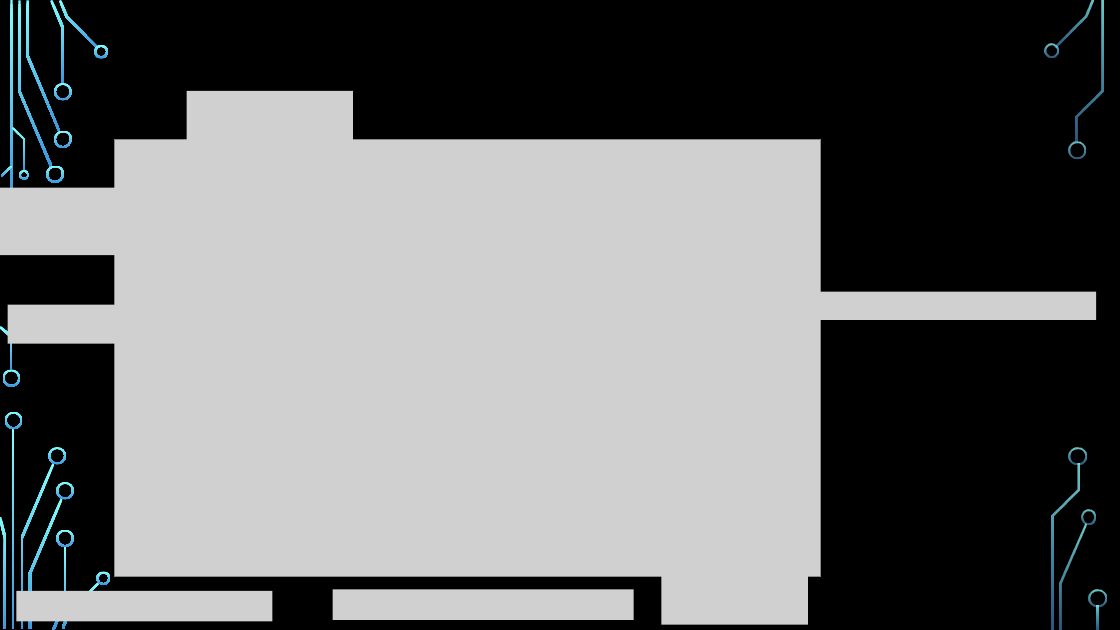
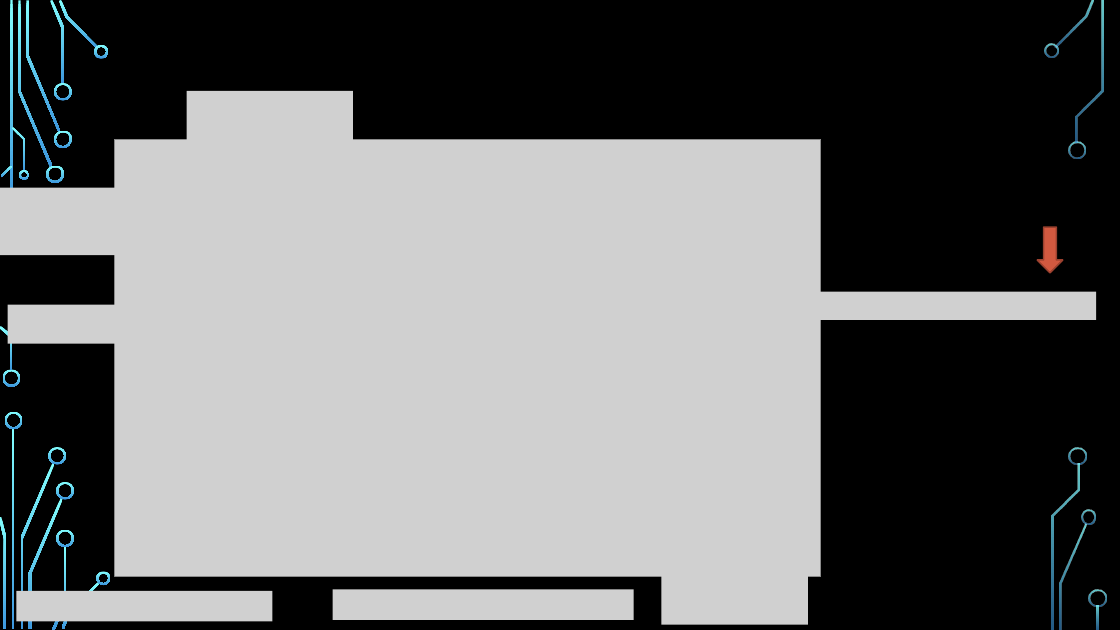
Before and after one commit to FIUBA-Posgrado-Inteligencia-Artificial/aprendizaje_profundo, a slide deck: slide 27 of clase_6/teoria/RNN.E2.pptx (slide 26 before the commit). Drawn at 1120x630 pixels with LibreOffice and Linux fonts; fonts in the diff are those of the drawing; grey boxes stand for pictures; background and template pictures are left out. Boxes give left, top, right and bottom in pixels: in the first picture for what was removed or moved away, otherwise in the second. Text is boxed around its words. In the diff, an @@ line names an element or a change of style, - is before the commit and + after.

```diff
--- a/clase_6/teoria/RNN.E2.pptx
+++ b/clase_6/teoria/RNN.E2.pptx
@@ down arrow added at (1038, 227, 1063, 272), fill #D35940, outline #9C422F 1.25 pt @@
```
Also in this commit, not shown: 1 slide added, 8 other files.
